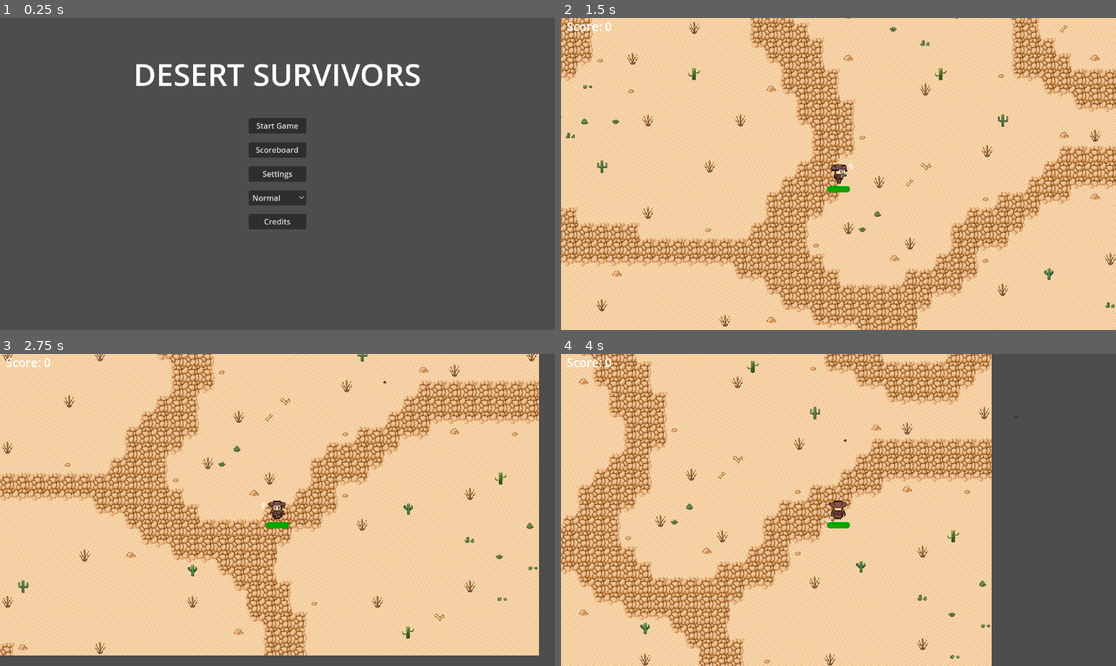
Above: before the commit, frames 1-4 (two rows, left to right).
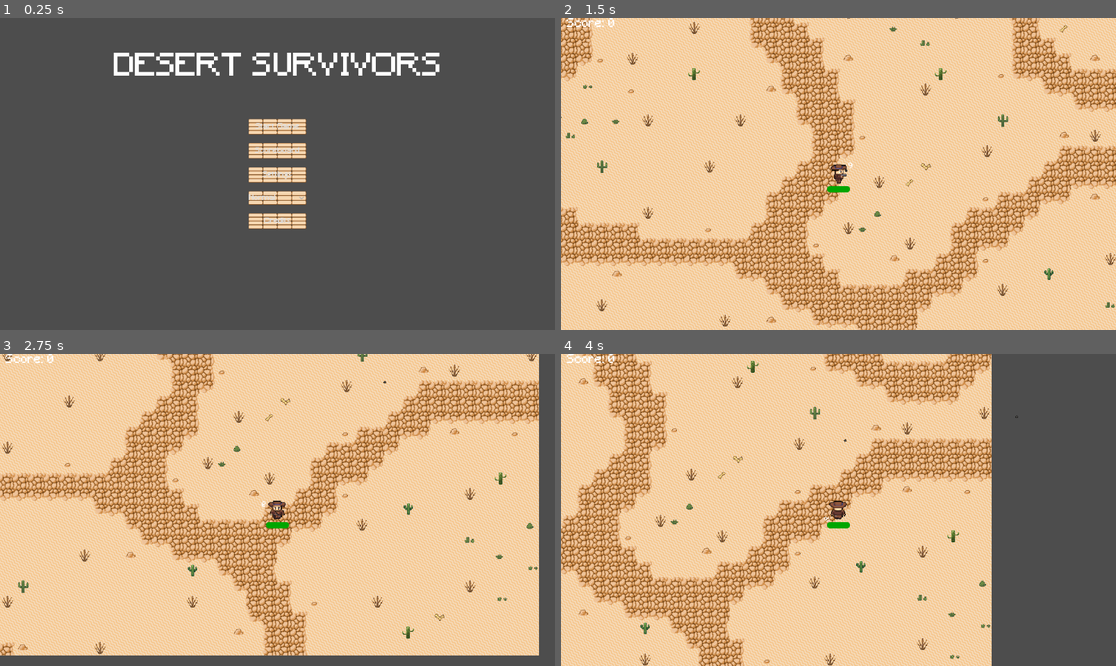
Above: after the commit, the same moments.

Repository: elloco02/gae-final-assignment
Game: Godot game, scene res://main_menu/main_menu.tscn
Same seed, same stepped clock (60 frames per second), same inputs: the game is played once before the commit and once after it. Sound files missing from this copy of the repository are replaced by a short silence.
Inputs (mouse positions are in pixels of both pictures, inside the frame that each line leads up to):
- Up to frame 1 (0.25 s): no input
- Up to frame 2 (1.5 s): click "Start Game" at 0.5 s; tap Enter at 1.25 s; move the mouse to (960, 158) at 1.27 s; hold D (right) from 1.28 s (still down); click (960, 158) at 1.35 s
- Up to frame 3 (2.75 s): move the mouse to (166, 525) at 2.02 s; release D (right) at 2.03 s; hold S (down) from 2.03 s (still down); click (166, 525) at 2.1 s
- Up to frame 4 (4 s): move the mouse to (894, 441) at 2.77 s; release S (down) at 2.78 s; hold D (right) 2.78-3.53 s; click (894, 441) at 2.85 s; move the mouse to (810, 572) at 3.52 s; hold W (up) from 3.53 s (still down); click (810, 572) at 3.6 s

The runs differ from the first frame. In frame 1, 5.5% of the frame differs, in the area x 20-80%, y 11-68%; in frame 2, 0.2%; in frame 3, 0.2%; in frame 4, 0.2%.

Commit message:
updated theme

Diff:
--- a/neues-spiel/assets/fonts/default.tres
+++ b/neues-spiel/assets/fonts/default.tres
@@ -1,6 +1,7 @@
-[gd_resource type="Theme" load_steps=8 format=3 uid="uid://b5yn6363jrcyb"]
+[gd_resource type="Theme" load_steps=9 format=3 uid="uid://b5yn6363jrcyb"]
 
 [ext_resource type="FontFile" uid="uid://bdvqk7gmtq34k" path="res://assets/fonts/pixel_font.ttf" id="1_udeu7"]
+[ext_resource type="Texture2D" uid="uid://bjttlyka8jyst" path="res://assets/Tilemap/TileMap3-Sheet.png" id="2_2br3k"]
 
 [sub_resource type="StyleBoxFlat" id="StyleBoxFlat_gtbrs"]
 content_margin_left = 4.0
@@ -36,18 +37,18 @@
 expand_margin_bottom = 2.0
 
 [sub_resource type="StyleBoxTexture" id="StyleBoxTexture_gtbrs"]
+texture = ExtResource("2_2br3k")
 texture_margin_left = 8.0
 texture_margin_top = 8.0
 texture_margin_right = 8.0
 texture_margin_bottom = 8.0
-region_rect = Rect2(97, 81, 30, 14)
+region_rect = Rect2(64, 140, 32, 9)
 
 [sub_resource type="StyleBoxTexture" id="StyleBoxTexture_q43l0"]
-texture_margin_left = 8.0
-texture_margin_top = 8.0
-texture_margin_right = 8.0
-texture_margin_bottom = 8.0
-region_rect = Rect2(97, 65, 30, 14)
+texture = ExtResource("2_2br3k")
+axis_stretch_horizontal = 2
+axis_stretch_vertical = 2
+region_rect = Rect2(64, 140, 32, 9)
 
 [sub_resource type="StyleBoxTexture" id="StyleBoxTexture_kbcrc"]
 texture_margin_left = 8.0
--- a/neues-spiel/main_game/level.tscn
+++ b/neues-spiel/main_game/level.tscn
@@ -6,6 +6,7 @@
 [ext_resource type="PackedScene" uid="uid://bn2ss744xne43" path="res://upgrade_menu/upgrade_menu.tscn" id="3_6bqof"]
 [ext_resource type="Script" path="res://utility/score_label.gd" id="4_3wu5s"]
 [ext_resource type="PackedScene" uid="uid://dkhehdrxphfjr" path="res://main_game/wave_manager/wave_manager.tscn" id="4_ejys3"]
+[ext_resource type="Theme" uid="uid://b5yn6363jrcyb" path="res://assets/fonts/default.tres" id="5_ejys3"]
 
 [node name="Level2" type="Node2D"]
 
@@ -23,12 +24,14 @@
 [node name="UpgradeMenu" parent="CanvasLayer" node_paths=PackedStringArray("player") instance=ExtResource("3_6bqof")]
 unique_name_in_owner = true
 visible = false
+theme = ExtResource("5_ejys3")
 player = NodePath("../../Player")
 
 [node name="Score" type="Label" parent="CanvasLayer"]
 offset_left = 12.0
 offset_right = 94.0
 offset_bottom = 31.0
+theme = ExtResource("5_ejys3")
 theme_override_font_sizes/font_size = 25
 text = "Score: "
 script = ExtResource("4_3wu5s")
--- a/neues-spiel/main_menu/main_menu.tscn
+++ b/neues-spiel/main_menu/main_menu.tscn
@@ -1,9 +1,10 @@
-[gd_scene load_steps=5 format=3 uid="uid://cfd45waamnwgv"]
+[gd_scene load_steps=6 format=3 uid="uid://cfd45waamnwgv"]
 
 [ext_resource type="Script" uid="uid://bf2agptph48ka" path="res://main_menu/main_menu.gd" id="1_oa53l"]
 [ext_resource type="PackedScene" uid="uid://dm7scsrhl5veb" path="res://main_menu/frame/frame.tscn" id="2_3shxk"]
-[ext_resource type="Script" path="res://main_menu/option_button.gd" id="2_bws42"]
+[ext_resource type="Theme" uid="uid://b5yn6363jrcyb" path="res://assets/fonts/default.tres" id="2_bws42"]
 [ext_resource type="PackedScene" uid="uid://dd5vrwfmxvrk8" path="res://main_menu/credits/credit_screen.tscn" id="2_d3a7t"]
+[ext_resource type="Script" path="res://main_menu/option_button.gd" id="3_3f7m4"]
 
 [node name="MainMenu" type="Control"]
 layout_mode = 3
@@ -31,6 +32,7 @@
 anchor_bottom = 1.0
 grow_horizontal = 2
 grow_vertical = 2
+theme = ExtResource("2_bws42")
 theme_override_constants/margin_left = 12
 theme_override_constants/margin_top = 12
 theme_override_constants/margin_right = 12
--- a/neues-spiel/player/player.tscn
+++ b/neues-spiel/player/player.tscn
@@ -1,8 +1,9 @@
-[gd_scene load_steps=9 format=3 uid="uid://coji56ys8lkjd"]
+[gd_scene load_steps=10 format=3 uid="uid://coji56ys8lkjd"]
 
 [ext_resource type="Script" uid="uid://bk7bumy0nkakd" path="res://player/player.gd" id="1_g2els"]
 [ext_resource type="PackedScene" uid="uid://b6u7o0ecj7fx6" path="res://weapon/gun.tscn" id="3_qhqgy"]
 [ext_resource type="PackedScene" uid="uid://dptv1wk2l4ilc" path="res://utility/health_component.tscn" id="4_qlg0r"]
+[ext_resource type="Theme" uid="uid://b5yn6363jrcyb" path="res://assets/fonts/default.tres" id="5_g6k8r"]
 [ext_resource type="SpriteFrames" uid="uid://bdnd47f4j6yxb" path="res://assets/player/player_animation_frames.tres" id="5_qjkh3"]
 [ext_resource type="PackedScene" uid="uid://bbuxg4s10u72f" path="res://utility/hitbox_component.tscn" id="5_tuyoq"]
 
@@ -44,6 +45,7 @@
 offset_top = 25.0
 offset_right = 24.0
 offset_bottom = 38.0
+theme = ExtResource("5_g6k8r")
 theme_override_colors/font_color = Color(0, 0, 0, 1)
 theme_override_font_sizes/font_size = 1
 theme_override_styles/fill = SubResource("StyleBoxFlat_qjkh3")
--- a/neues-spiel/weapon/gun.tscn
+++ b/neues-spiel/weapon/gun.tscn
@@ -1,7 +1,8 @@
-[gd_scene load_steps=3 format=3 uid="uid://b6u7o0ecj7fx6"]
+[gd_scene load_steps=4 format=3 uid="uid://b6u7o0ecj7fx6"]
 
 [ext_resource type="Script" uid="uid://bjnupvvd80lg1" path="res://weapon/gun.gd" id="1_og67c"]
 [ext_resource type="Resource" uid="uid://d17m2o7at7ee4" path="res://weapon/bullet_upgrades/resources/weapon_attack_base.tres" id="2_86mfe"]
+[ext_resource type="Theme" uid="uid://b5yn6363jrcyb" path="res://assets/fonts/default.tres" id="3_86mfe"]
 
 [node name="Gun" type="Node2D"]
 script = ExtResource("1_og67c")
@@ -21,5 +22,6 @@
 offset_top = -24.0
 offset_right = 40.0
 offset_bottom = -1.0
+theme = ExtResource("3_86mfe")
 horizontal_alignment = 1
 vertical_alignment = 1
Not shown: 1 places in neues-spiel/main_game/level.tscn that only renumber resources
Not shown: 1 places in neues-spiel/main_menu/main_menu.tscn that only renumber resources
